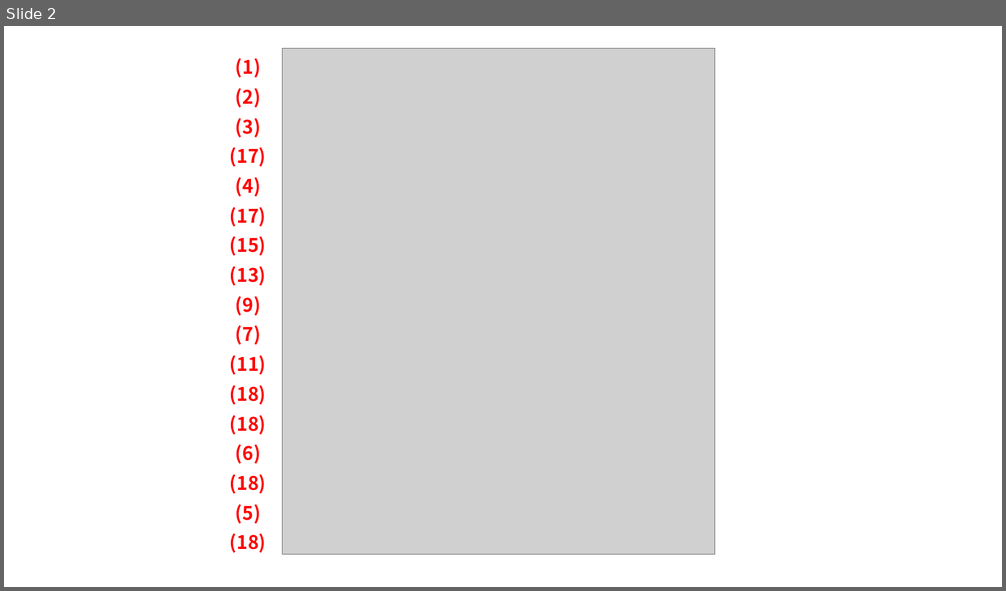
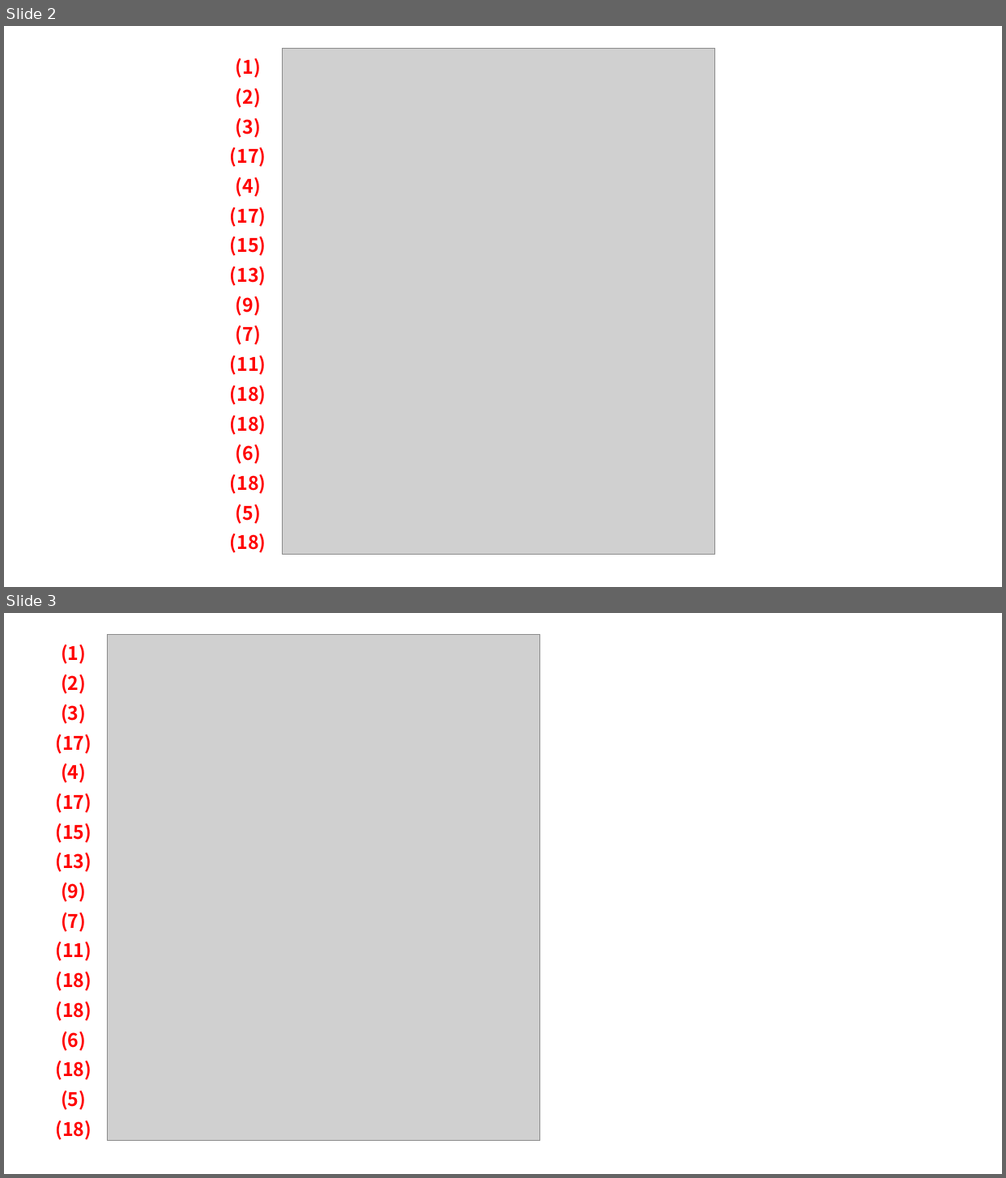
Before and after one commit to tanyo13/reveal_js, a slide deck: decks/kbse202103/figs.pptx. Shown one above the other, each under a label of ours: slide 2 before the commit, slides 2 and 3 after it. The pictures are 1006x591 and 1006x1178 pixels, drawn with LibreOffice and Linux fonts; fonts in the diff are those of the drawing; grey boxes stand for pictures. Boxes give left, top, right and bottom in pixels: in the first picture for what was removed or moved away, otherwise in the second. Text is boxed around its words. In the diff, an @@ line names an element or a change of style, - is before the commit and + after.

```diff
--- a/decks/kbse202103/figs.pptx
+++ b/decks/kbse202103/figs.pptx
@@ slide 3 added at [4, 613, 1002, 1174], background #FFFFFF @@
@@ picture added at [108, 635, 540, 1142] @@
@@ text added at [55, 645, 91, 1140], 18 pt, text #FF0000, bold @@
+(1)
+(2)
+(3)
+(17)
+(4)
+(17)
+(15)
+(13)
+(9)
+(7)
+(11)
+(18)
+(18)
+(6)
+(18)
+(5)
+(18)
```
Also in this commit, not shown: 2 other slides added, 4 other files.
